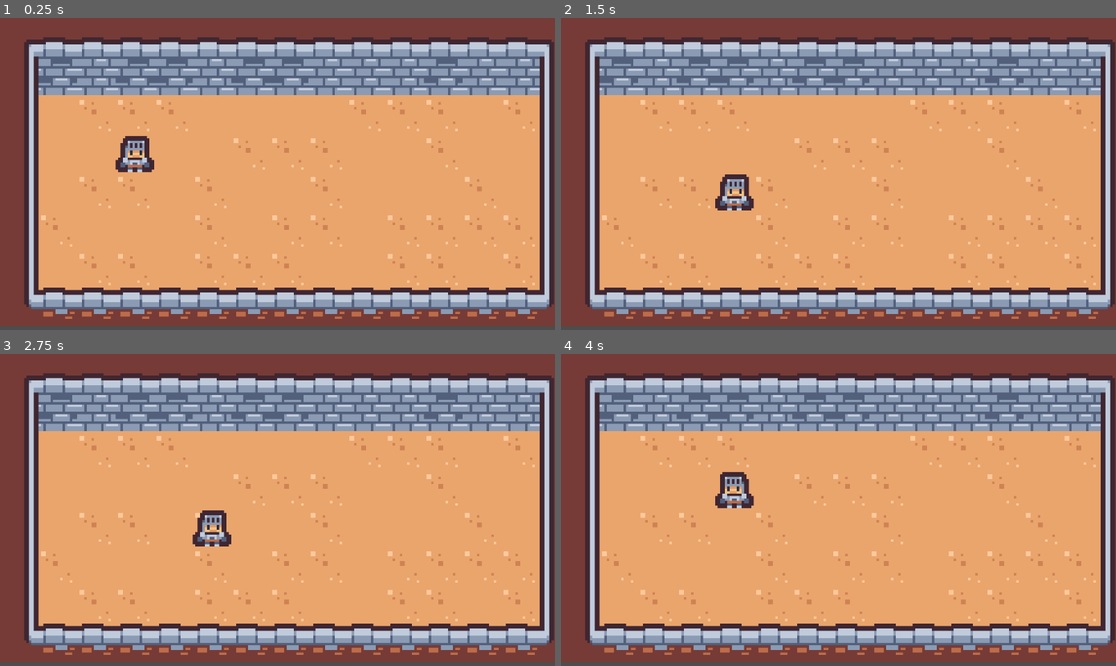
Above: before the commit, frames 1-4 (two rows, left to right).
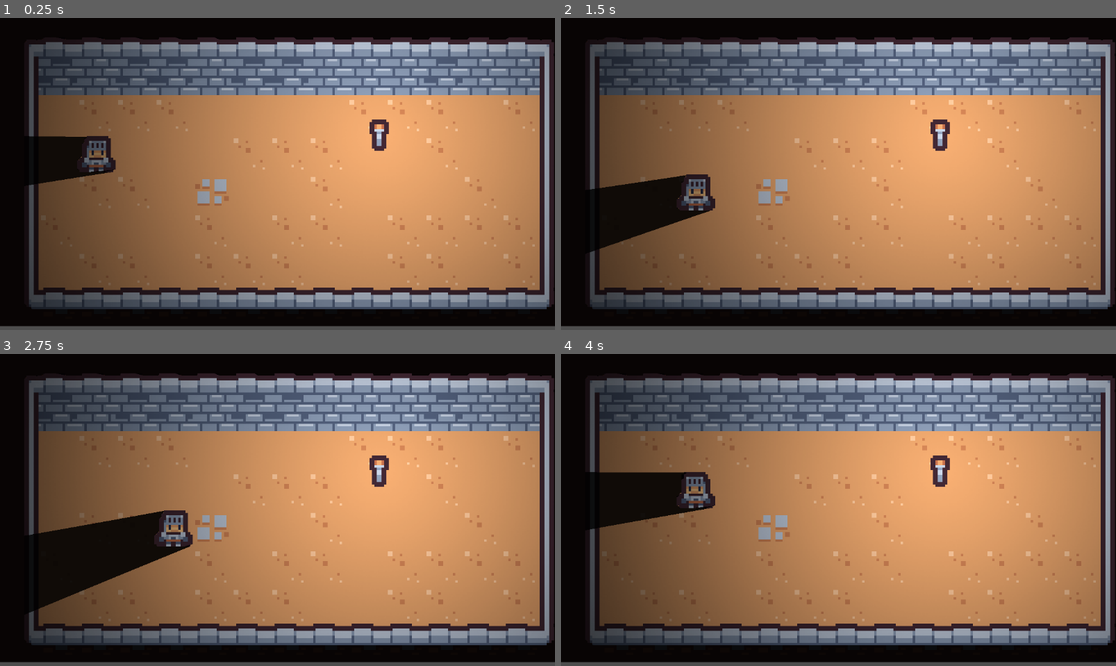
Above: after the commit, the same moments.

Repository: 3cki/HedgeJam5
Game: Godot game, scene res://Scenes/Levels/test.tscn
Same seed, same stepped clock (60 frames per second), same inputs: the game is played once before the commit and once after it.
Inputs:
- Up to frame 1 (0.25 s): no input
- Up to frame 2 (1.5 s): tap Enter at 0.5 s; hold D (Walk Right) 0.53-1.28 s; tap Space at 1.25 s; hold S (Walk Down) from 1.28 s (still down)
- Up to frame 3 (2.75 s): tap Enter at 2 s; release S (Walk Down) at 2.03 s; hold D (Walk Right) from 2.03 s (still down)
- Up to frame 4 (4 s): tap Space at 2.75 s; release D (Walk Right) at 2.78 s; hold W (Walk Up) 2.78-3.53 s; tap Enter at 3.5 s; hold A (Walk Left) from 3.53 s (still down)

The runs differ from the first frame. In frame 1, 73% of the frame differs, in the area x 0-100%, y 0-99%; in frame 2, 73%; in frame 3, 73%; in frame 4, 73%.

Commit message:
2: feat: basic lighting setup

Diff:
--- a/Scenes/Entities/player.tscn
+++ b/Scenes/Entities/player.tscn
@@ -8,19 +8,26 @@
 region = Rect2(16, 128, 16, 16)
 
 [sub_resource type="RectangleShape2D" id="RectangleShape2D_5kjm4"]
-size = Vector2(80, 80)
+
+[sub_resource type="OccluderPolygon2D" id="OccluderPolygon2D_cma62"]
+cull_mode = 2
+polygon = PackedVector2Array(5, -6, 6, -6, 6, 2, 7, 2, 7, 3, 8, 3, 8, 7, 7, 7, 7, 8, -7, 8, -7, 7, -8, 7, -8, 3, -7, 3, -7, 2, -6, 2, -6, -4, -5, -4, -5, -6, -4, -6, -4, -7, 5, -7)
 
 [node name="Player" type="Area2D"]
+scale = Vector2(5, 5)
 script = ExtResource("1_6iyn6")
 
 [node name="Sprite" type="Sprite2D" parent="."]
 texture_filter = 1
-scale = Vector2(5, 5)
 texture = SubResource("AtlasTexture_mhxsi")
 
 [node name="CollisionShape2D" type="CollisionShape2D" parent="."]
 shape = SubResource("RectangleShape2D_5kjm4")
 
 [node name="RayCast2D" type="RayCast2D" parent="."]
+target_position = Vector2(2.08165e-12, 10)
 
 [node name="AnimationPlayer" type="AnimationPlayer" parent="."]
+
+[node name="LightOccluder2D" type="LightOccluder2D" parent="."]
+occluder = SubResource("OccluderPolygon2D_cma62")
--- /dev/null
+++ b/Scenes/Entities/torch.tscn
@@ -0,0 +1,25 @@
+[gd_scene load_steps=5 format=3 uid="uid://dgmhtwak34tsn"]
+
+[ext_resource type="Texture2D" uid="uid://2b274mu8t8nv" path="res://Assets/Tilesets/tilemap_packed.png" id="1_tpmvf"]
+[ext_resource type="Texture2D" uid="uid://bx6oebit1m7na" path="res://Assets/lightmask.png" id="2_tsgq3"]
+
+[sub_resource type="AtlasTexture" id="AtlasTexture_nbb74"]
+atlas = ExtResource("1_tpmvf")
+region = Rect2(80, 160, 16, 16)
+
+[sub_resource type="RectangleShape2D" id="RectangleShape2D_vpsfl"]
+
+[node name="Torch" type="Area2D"]
+
+[node name="Sprite2D" type="Sprite2D" parent="."]
+texture_filter = 1
+texture = SubResource("AtlasTexture_nbb74")
+
+[node name="CollisionShape2D" type="CollisionShape2D" parent="."]
+shape = SubResource("RectangleShape2D_vpsfl")
+
+[node name="PointLight2D" type="PointLight2D" parent="."]
+range_item_cull_mask = 3
+shadow_enabled = true
+texture = ExtResource("2_tsgq3")
+texture_scale = 0.5
--- a/Scenes/Levels/test.tscn
+++ b/Scenes/Levels/test.tscn
@@ -1,43 +1,95 @@
-[gd_scene load_steps=5 format=3 uid="uid://bf42dca0q613w"]
+[gd_scene load_steps=20 format=3 uid="uid://bf42dca0q613w"]
 
 [ext_resource type="Texture2D" uid="uid://2b274mu8t8nv" path="res://Assets/Tilesets/tilemap_packed.png" id="1_5tiqb"]
 [ext_resource type="PackedScene" uid="uid://bi6lls0j7q5yi" path="res://Scenes/Entities/player.tscn" id="2_3dqlv"]
+[ext_resource type="PackedScene" uid="uid://dgmhtwak34tsn" path="res://Scenes/Entities/torch.tscn" id="3_ce206"]
+
+[sub_resource type="OccluderPolygon2D" id="OccluderPolygon2D_cywkb"]
+polygon = PackedVector2Array(8, 8, -8, 8, -8, -8, 8, -8)
+
+[sub_resource type="OccluderPolygon2D" id="OccluderPolygon2D_rwabb"]
+polygon = PackedVector2Array(-8, -8, 8, -8, 8, 8, -8, 8)
+
+[sub_resource type="OccluderPolygon2D" id="OccluderPolygon2D_x11y3"]
+polygon = PackedVector2Array(3, 1, 3, 2, 2, 2, 1.9375, 8, -8, 8, -8, -8, 8, -8, 8, 1.125)
+
+[sub_resource type="OccluderPolygon2D" id="OccluderPolygon2D_r04gb"]
+polygon = PackedVector2Array(2, 8, -8, 8, -8, -8, 2, -8)
+
+[sub_resource type="OccluderPolygon2D" id="OccluderPolygon2D_wl7am"]
+polygon = PackedVector2Array(8, 8, -8, 8, -8, -8, 2.0625, -8, 2, -1, 3, -1, 3, 0, 5, 0, 5, 1, 8, 1)
+
+[sub_resource type="OccluderPolygon2D" id="OccluderPolygon2D_eqqso"]
+polygon = PackedVector2Array(8, 1, 3, 1, 3, 0, -6, 0, -6.0625, 1, -8, 1, -8, -8, 8, -8)
+
+[sub_resource type="OccluderPolygon2D" id="OccluderPolygon2D_kw5ke"]
+polygon = PackedVector2Array(8, 8, -8, 8, -8, 1, 8, 1)
+
+[sub_resource type="OccluderPolygon2D" id="OccluderPolygon2D_s6v2l"]
+polygon = PackedVector2Array(8, 8, -2.125, 8, -2, 2, -3, 2, -3, 1, -8, 1.125, -8, -8, 8, -8)
+
+[sub_resource type="OccluderPolygon2D" id="OccluderPolygon2D_46qem"]
+polygon = PackedVector2Array(8, 8, -2, 8, -2, -8, 8, -8)
+
+[sub_resource type="OccluderPolygon2D" id="OccluderPolygon2D_p0pnx"]
+polygon = PackedVector2Array(8, 8, -8, 8, -8, 0.9375, -5, 1, -5, 0, -3, 0, -3, -1, -2, -1, -2.125, -8, 8, -8)
+
+[sub_resource type="OccluderPolygon2D" id="OccluderPolygon2D_8noe5"]
+polygon = PackedVector2Array(-8, -8, 8, -8, 8, 8, -8, 8)
+
+[sub_resource type="OccluderPolygon2D" id="OccluderPolygon2D_03irj"]
+polygon = PackedVector2Array(-8, -8, 8, -8, 8, 8, -8, 8)
+
+[sub_resource type="OccluderPolygon2D" id="OccluderPolygon2D_1llt1"]
+polygon = PackedVector2Array(-8, -8, 8, -8, 8, 8, -8, 8)
+
+[sub_resource type="OccluderPolygon2D" id="OccluderPolygon2D_srsqy"]
+polygon = PackedVector2Array(-8, -8, 8, -8, 8, 8, -8, 8)
 
 [sub_resource type="TileSetAtlasSource" id="TileSetAtlasSource_5mt3l"]
 texture = ExtResource("1_5tiqb")
 0:0/0 = 0
+0:0/0/occlusion_layer_0/polygon = SubResource("OccluderPolygon2D_cywkb")
 0:0/0/physics_layer_0/linear_velocity = Vector2(0, 0)
 0:0/0/physics_layer_0/angular_velocity = 0.0
 0:0/0/physics_layer_0/polygon_0/points = PackedVector2Array(-8, -8, 8, -8, 8, 8, -8, 8)
 1:0/0 = 0
+1:0/0/occlusion_layer_0/polygon = SubResource("OccluderPolygon2D_x11y3")
 1:0/0/physics_layer_0/linear_velocity = Vector2(0, 0)
 1:0/0/physics_layer_0/angular_velocity = 0.0
 1:0/0/physics_layer_0/polygon_0/points = PackedVector2Array(-8, -8, 8, -8, 8, 8, -8, 8)
 2:0/0 = 0
+2:0/0/occlusion_layer_0/polygon = SubResource("OccluderPolygon2D_eqqso")
 2:0/0/physics_layer_0/linear_velocity = Vector2(0, 0)
 2:0/0/physics_layer_0/angular_velocity = 0.0
 2:0/0/physics_layer_0/polygon_0/points = PackedVector2Array(-8, -8, 8, -8, 8, 8, -8, 8)
 3:0/0 = 0
+3:0/0/occlusion_layer_0/polygon = SubResource("OccluderPolygon2D_s6v2l")
 3:0/0/physics_layer_0/linear_velocity = Vector2(0, 0)
 3:0/0/physics_layer_0/angular_velocity = 0.0
 3:0/0/physics_layer_0/polygon_0/points = PackedVector2Array(-8, -8, 8, -8, 8, 8, -8, 8)
 4:0/0 = 0
+4:0/0/occlusion_layer_0/polygon = SubResource("OccluderPolygon2D_cywkb")
 4:0/0/physics_layer_0/linear_velocity = Vector2(0, 0)
 4:0/0/physics_layer_0/angular_velocity = 0.0
 4:0/0/physics_layer_0/polygon_0/points = PackedVector2Array(-8, -8, 8, -8, 8, 8, -8, 8)
 5:0/0 = 0
+5:0/0/occlusion_layer_0/polygon = SubResource("OccluderPolygon2D_1llt1")
 5:0/0/physics_layer_0/linear_velocity = Vector2(0, 0)
 5:0/0/physics_layer_0/angular_velocity = 0.0
 5:0/0/physics_layer_0/polygon_0/points = PackedVector2Array(-8, -8, 8, -8, 8, 8, -8, 8)
 6:0/0 = 0
+6:0/0/occlusion_layer_0/polygon = SubResource("OccluderPolygon2D_srsqy")
 6:0/0/physics_layer_0/linear_velocity = Vector2(0, 0)
 6:0/0/physics_layer_0/angular_velocity = 0.0
 6:0/0/physics_layer_0/polygon_0/points = PackedVector2Array(-8, -8, 8, -8, 8, 8, -8, 8)
 7:0/0 = 0
+7:0/0/occlusion_layer_0/polygon = SubResource("OccluderPolygon2D_srsqy")
 7:0/0/physics_layer_0/linear_velocity = Vector2(0, 0)
 7:0/0/physics_layer_0/angular_velocity = 0.0
 7:0/0/physics_layer_0/polygon_0/points = PackedVector2Array(-8, -8, 8, -8, 8, 8, -8, 8)
 8:0/0 = 0
+8:0/0/occlusion_layer_0/polygon = SubResource("OccluderPolygon2D_srsqy")
 8:0/0/physics_layer_0/linear_velocity = Vector2(0, 0)
 8:0/0/physics_layer_0/angular_velocity = 0.0
 8:0/0/physics_layer_0/polygon_0/points = PackedVector2Array(-8, -8, 8, -8, 8, 8, -8, 8)
@@ -51,10 +103,12 @@
 11:0/0/physics_layer_0/linear_velocity = Vector2(0, 0)
 11:0/0/physics_layer_0/angular_velocity = 0.0
 0:1/0 = 0
+0:1/0/occlusion_layer_0/polygon = SubResource("OccluderPolygon2D_cywkb")
 0:1/0/physics_layer_0/linear_velocity = Vector2(0, 0)
 0:1/0/physics_layer_0/angular_velocity = 0.0
 0:1/0/physics_layer_0/polygon_0/points = PackedVector2Array(-8, -8, 8, -8, 8, 8, -8, 8)
 1:1/0 = 0
+1:1/0/occlusion_layer_0/polygon = SubResource("OccluderPolygon2D_r04gb")
 1:1/0/physics_layer_0/linear_velocity = Vector2(0, 0)
 1:1/0/physics_layer_0/angular_velocity = 0.0
 1:1/0/physics_layer_0/polygon_0/points = PackedVector2Array(-8, -8, 8, -8, 8, 8, -8, 8)
@@ -63,26 +117,32 @@
 2:1/0/physics_layer_0/angular_velocity = 0.0
 2:1/0/physics_layer_0/polygon_0/points = PackedVector2Array(-8, -8, 8, -8, 8, 8, -8, 8)
 3:1/0 = 0
+3:1/0/occlusion_layer_0/polygon = SubResource("OccluderPolygon2D_46qem")
 3:1/0/physics_layer_0/linear_velocity = Vector2(0, 0)
 3:1/0/physics_layer_0/angular_velocity = 0.0
 3:1/0/physics_layer_0/polygon_0/points = PackedVector2Array(-8, -8, 8, -8, 8, 8, -8, 8)
 4:1/0 = 0
+4:1/0/occlusion_layer_0/polygon = SubResource("OccluderPolygon2D_cywkb")
 4:1/0/physics_layer_0/linear_velocity = Vector2(0, 0)
 4:1/0/physics_layer_0/angular_velocity = 0.0
 4:1/0/physics_layer_0/polygon_0/points = PackedVector2Array(-8, -8, 8, -8, 8, 8, -8, 8)
 5:1/0 = 0
+5:1/0/occlusion_layer_0/polygon = SubResource("OccluderPolygon2D_1llt1")
 5:1/0/physics_layer_0/linear_velocity = Vector2(0, 0)
 5:1/0/physics_layer_0/angular_velocity = 0.0
 5:1/0/physics_layer_0/polygon_0/points = PackedVector2Array(-8, -8, 8, -8, 8, 8, -8, 8)
 6:1/0 = 0
+6:1/0/occlusion_layer_0/polygon = SubResource("OccluderPolygon2D_srsqy")
 6:1/0/physics_layer_0/linear_velocity = Vector2(0, 0)
 6:1/0/physics_layer_0/angular_velocity = 0.0
 6:1/0/physics_layer_0/polygon_0/points = PackedVector2Array(-8, -8, 8, -8, 8, 8, -8, 8)
 7:1/0 = 0
+7:1/0/occlusion_layer_0/polygon = SubResource("OccluderPolygon2D_srsqy")
 7:1/0/physics_layer_0/linear_velocity = Vector2(0, 0)
 7:1/0/physics_layer_0/angular_velocity = 0.0
 7:1/0/physics_layer_0/polygon_0/points = PackedVector2Array(-8, -8, 8, -8, 8, 8, -8, 8)
 8:1/0 = 0
+8:1/0/occlusion_layer_0/polygon = SubResource("OccluderPolygon2D_srsqy")
 8:1/0/physics_layer_0/linear_velocity = Vector2(0, 0)
 8:1/0/physics_layer_0/angular_velocity = 0.0
 8:1/0/physics_layer_0/polygon_0/points = PackedVector2Array(-8, -8, 8, -8, 8, 8, -8, 8)
@@ -96,18 +156,22 @@
 11:1/0/physics_layer_0/linear_velocity = Vector2(0, 0)
 11:1/0/physics_layer_0/angular_velocity = 0.0
 0:2/0 = 0
+0:2/0/occlusion_layer_0/polygon = SubResource("OccluderPolygon2D_cywkb")
 0:2/0/physics_layer_0/linear_velocity = Vector2(0, 0)
 0:2/0/physics_layer_0/angular_velocity = 0.0
 0:2/0/physics_layer_0/polygon_0/points = PackedVector2Array(-8, -8, 8, -8, 8, 8, -8, 8)
 1:2/0 = 0
+1:2/0/occlusion_layer_0/polygon = SubResource("OccluderPolygon2D_wl7am")
 1:2/0/physics_layer_0/linear_velocity = Vector2(0, 0)
 1:2/0/physics_layer_0/angular_velocity = 0.0
 1:2/0/physics_layer_0/polygon_0/points = PackedVector2Array(-8, -8, 8, -8, 8, 8, -8, 8)
 2:2/0 = 0
+2:2/0/occlusion_layer_0/polygon = SubResource("OccluderPolygon2D_kw5ke")
 2:2/0/physics_layer_0/linear_velocity = Vector2(0, 0)
 2:2/0/physics_layer_0/angular_velocity = 0.0
 2:2/0/physics_layer_0/polygon_0/points = PackedVector2Array(-8, -8, 8, -8, 8, 8, -8, 8)
 3:2/0 = 0
+3:2/0/occlusion_layer_0/polygon = SubResource("OccluderPolygon2D_p0pnx")
 3:2/0/physics_layer_0/linear_velocity = Vector2(0, 0)
 3:2/0/physics_layer_0/angular_velocity = 0.0
 3:2/0/physics_layer_0/polygon_0/points = PackedVector2Array(-8, -8, 8, -8, 8, 8, -8, 8)
@@ -227,16 +291,20 @@
 2:5/0/physics_layer_0/linear_velocity = Vector2(0, 0)
 2:5/0/physics_layer_0/angular_velocity = 0.0
 3:5/0 = 0
+3:5/0/occlusion_layer_0/polygon = SubResource("OccluderPolygon2D_8noe5")
 3:5/0/physics_layer_0/linear_velocity = Vector2(0, 0)
 3:5/0/physics_layer_0/angular_velocity = 0.0
 3:5/0/physics_layer_0/polygon_0/points = PackedVector2Array(-8, -8, 8, -8, 8, 8, -8, 8)
 4:5/0 = 0
+4:5/0/occlusion_layer_0/polygon = SubResource("OccluderPolygon2D_03irj")
 4:5/0/physics_layer_0/linear_velocity = Vector2(0, 0)
 4:5/0/physics_layer_0/angular_velocity = 0.0
 5:5/0 = 0
+5:5/0/occlusion_layer_0/polygon = SubResource("OccluderPolygon2D_03irj")
 5:5/0/physics_layer_0/linear_velocity = Vector2(0, 0)
 5:5/0/physics_layer_0/angular_velocity = 0.0
 6:5/0 = 0
+6:5/0/occlusion_layer_0/polygon = SubResource("OccluderPolygon2D_03irj")
 6:5/0/physics_layer_0/linear_velocity = Vector2(0, 0)
 6:5/0/physics_layer_0/angular_velocity = 0.0
 7:5/0 = 0
@@ -265,6 +333,7 @@
 2:6/0/physics_layer_0/linear_velocity = Vector2(0, 0)
 2:6/0/physics_layer_0/angular_velocity = 0.0
 3:6/0 = 0
+3:6/0/occlusion_layer_0/polygon = SubResource("OccluderPolygon2D_8noe5")
 3:6/0/physics_layer_0/linear_velocity = Vector2(0, 0)
 3:6/0/physics_layer_0/angular_velocity = 0.0
 3:6/0/physics_layer_0/polygon_0/points = PackedVector2Array(-8, -8, 8, -8, 8, 8, -8, 8)
@@ -287,6 +356,7 @@
 9:6/0/physics_layer_0/linear_velocity = Vector2(0, 0)
 9:6/0/physics_layer_0/angular_velocity = 0.0
 10:6/0 = 0
+10:6/0/occlusion_layer_0/polygon = SubResource("OccluderPolygon2D_rwabb")
 10:6/0/physics_layer_0/linear_velocity = Vector2(0, 0)
 10:6/0/physics_layer_0/angular_velocity = 0.0
 11:6/0 = 0
@@ -438,6 +508,7 @@
 11:10/0/physics_layer_0/angular_velocity = 0.0
 
 [sub_resource type="TileSet" id="TileSet_txosu"]
+occlusion_layer_0/light_mask = 1
 physics_layer_0/collision_layer = 1
 sources/0 = SubResource("TileSetAtlasSource_5mt3l")
 
@@ -448,7 +519,14 @@
 scale = Vector2(5, 5)
 tile_set = SubResource("TileSet_txosu")
 format = 2
-layer_0/tile_data = PackedInt32Array(262145, 0, 4, 262146, 6 …(1770 unchanged characters)… 196616, 65536, 4, 262150, 0, 4, 262149, 65536, 4, 14, 196608, 0, 65550, 196608, 1, 13108 …(108 unchanged characters)…
+layer_0/tile_data = PackedInt32Array(262145, 0, 4, 262146, 6 …(1770 unchanged characters)… 196616, 65536, 4, 262150, 0, 4, 262149, 393216, 3, 14, 196608, 0, 65550, 196608, 1, 13108 …(108 unchanged characters)…
 
 [node name="Player" parent="." instance=ExtResource("2_3dqlv")]
-position = Vector2(200, 200)
+position = Vector2(130, 210)
+
+[node name="Torch" parent="." instance=ExtResource("3_ce206")]
+position = Vector2(787, 241)
+scale = Vector2(5, 5)
+
+[node name="CanvasModulate" type="CanvasModulate" parent="."]
+color = Color(0.0705882, 0.0705882, 0.0705882, 1)
--- a/Scripts/player.gd
+++ b/Scripts/player.gd
@@ -21,7 +21,7 @@
 			move(dir)
 
 func move(dir):
-	ray.target_position = inputs[dir] * tile_size
+	ray.target_position = inputs[dir] * tile_size / 5
 	ray.force_raycast_update()
 	rotate_sprite(dir)
 	if !ray.is_colliding():
Binary file added: Assets/lightmask.png
Not shown, added: Assets/lightmask.png.import
Not shown: 1 places in Scenes/Entities/player.tscn that only renumber resources
